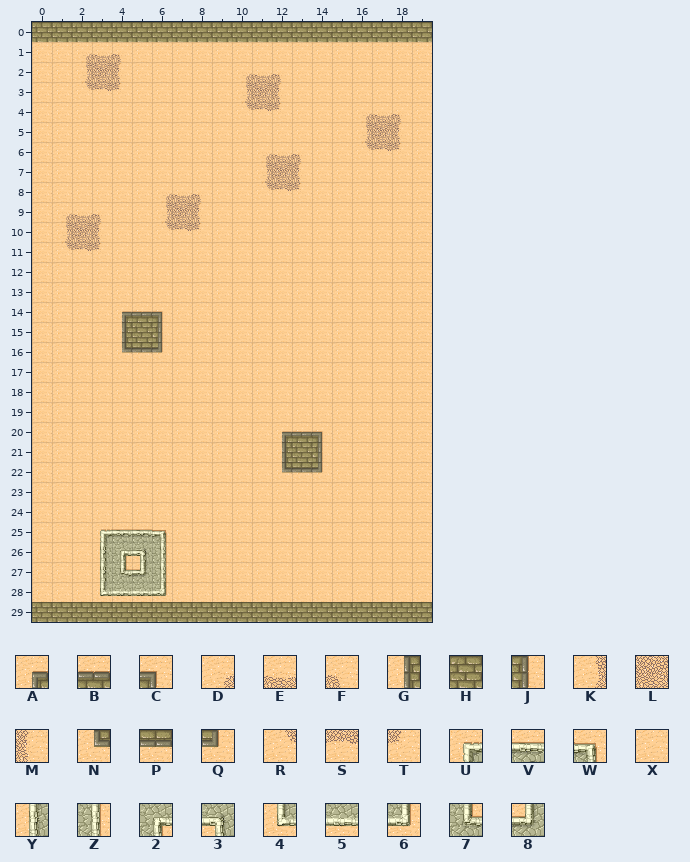
Tiled map, stored at android/assets/maps/test1.tmx. The picture above is the old version.
Cells are 32x32 px. Shown: x 0..19, y 0..29.
Key: from "tmw_desert_spacing": A 0, B 1, C 2, D 5, E 6, F 7, G 8, H 9, J 10, K 13, L 14, M 15, N 16, P 17, Q 18, R 21, S 22, T 23, U 24, V 25, W 26, X 29, Y 32, Z 34, 2 35, 3 36, 4 40, 5 41, 6 42, 7 43, 8 44.
_ is an empty cell.
Layer "Kachelebene 1" before, first column x 0:
 0 HHHHHHHHHHHHHHHHHHHH
 1 XXDEFXXXXXXXXXXXXXXX
 2 XXKLMXXXXXDEFXXXXXXX
 3 XXRSTXXXXXKLMXXXXXXX
 4 XXXXXXXXXXRSTXXXDEFX
 5 XXXXXXXXXXXXXXXXKLMX
 6 XXXXXXXXXXXDEFXXRSTX
 7 XXXXXXXXXXXKLMXXXXXX
 8 XXXXXXDEFXXRSTXXXXXX
 9 XDEFXXKLMXXXXXXXXXXX
10 XKLMXXRSTXXXXXXXXXXX
11 XRSTXXXXXXXXXXXXXXXX
12 XXXXXXXXXXXXXXXXXXXX
13 XXXXXXXXXXXXXXXXXXXX
14 XXXXABCXXXXXXXXXXXXX
15 XXXXGHJXXXXXXXXXXXXX
16 XXXXNPQXXXXXXXXXXXXX
17 XXXXXXXXXXXXXXXXXXXX
18 XXXXXXXXXXXXXXXXXXXX
19 XXXXXXXXXXXXXXXXXXXX
20 XXXXXXXXXXXXABCXXXXX
21 XXXXXXXXXXXXGHJXXXXX
22 XXXXXXXXXXXXNPQXXXXX
23 XXXXXXXXXXXXXXXXXXXX
24 XXXXXXXXXXXXXXXXXXXX
25 XXXUVVWXXXXXXXXXXXXX
26 XXXY23ZXXXXXXXXXXXXX
27 XXXY78ZXXXXXXXXXXXXX
28 XXX4556XXXXXXXXXXXXX
29 HHHHHHHHHHHHHHHHHHHH
New version:
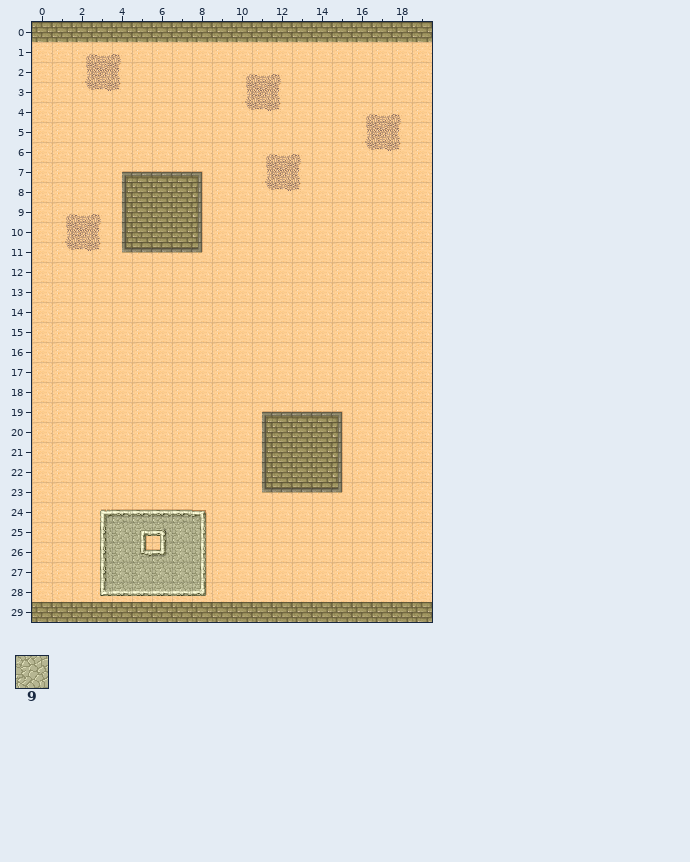
Further tiles: from "tmw_desert_spacing": 9 33.
Change:
Layer "Kachelebene 1":
y 7: x 4..8 XXXXX -> ABBBC
y 8: x 4..8 XXDEF -> GHHHJ
y 9: x 4..8 XXKLM -> GHHHJ
y 10: x 4..8 XXRST -> GHHHJ
y 11: x 4..8 XXXXX -> NPPPQ
y 14: x 4..6 ABC -> XXX
y 15: x 4..6 GHJ -> XXX
y 16: x 4..6 NPQ -> XXX
y 19: x 11..15 XXXXX -> ABBBC
y 20: x 11..15 XABCX -> GHHHJ
y 21: x 11..12 XG -> GH; x 14..15 JX -> HJ
y 22: x 11..15 XNPQX -> GHHHJ
y 23: x 11..15 XXXXX -> NPPPQ
y 24: x 3..8 XXXXXX -> UVVVVW
y 25: x 3..8 UVVWXX -> Y9239Z
y 26: x 4..8 23ZXX -> 9789Z
y 27: x 4..8 78ZXX -> 9999Z
y 28: x 6..8 6XX -> 556
